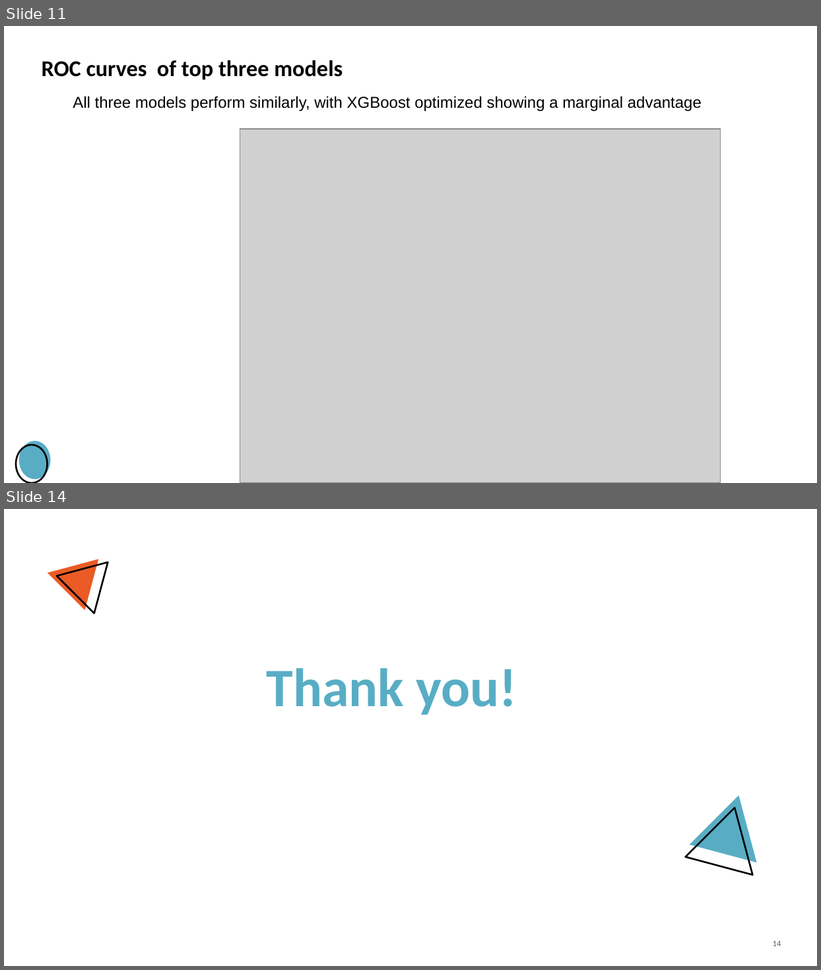
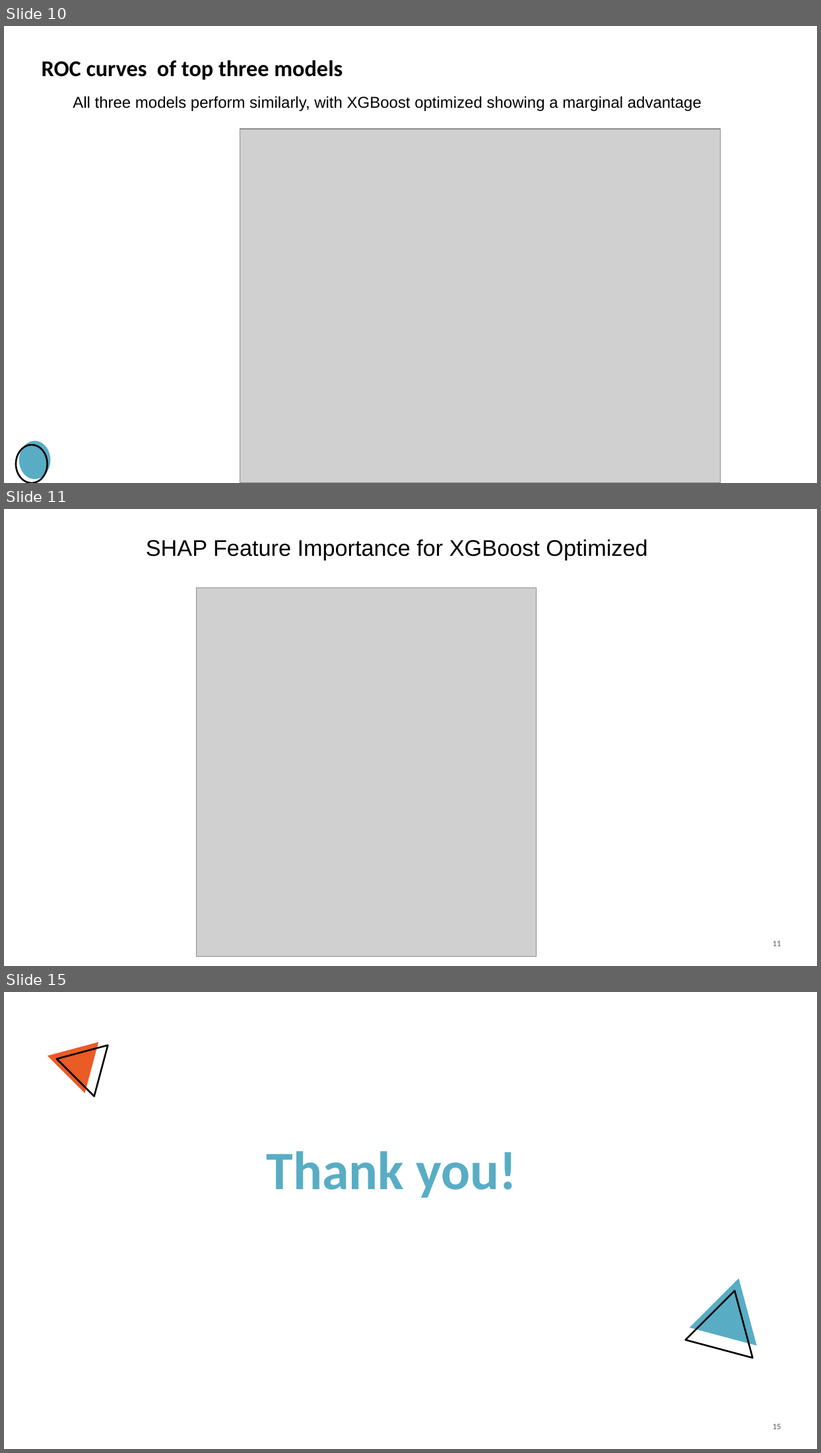
Before and after one commit to gwillcoding/ML_project, a slide deck: Project_presentation.pptx. Shown one above the other, each under a label of ours: slides 11 and 14 before the commit, slides 10, 11 and 15 after it; the slides between them are not shown. The pictures are 821x970 and 821x1453 pixels, drawn with LibreOffice and Linux fonts; fonts in the diff are those of the drawing; grey boxes stand for pictures; background and template pictures are left out. Boxes give left, top, right and bottom in pixels: in the first picture for what was removed or moved away, otherwise in the second. Text is boxed around its words. In the diff, an @@ line names an element or a change of style, - is before the commit and + after.

```diff
--- a/Project_presentation.pptx
+++ b/Project_presentation.pptx
@@ slide 11 added at [4,509,817,966], background #FFFFFF @@
@@ text added at [146,539,648,560], 20 pt, text #000000 @@
+SHAP Feature Importance for XGBoost Optimized
@@ picture added at [197,588,537,957] @@
@@ page number added at [773,941,781,947], 7.4 pt, text #5D5D5D @@
+11
@@ what was slide 11 is now slide 10 @@
@@ what was slide 14 is now slide 15 @@
@@ page number at [773,1424,781,1430]: text changed @@
-14
+15
```
Also in this commit, not shown: 9 slides changed, 1 other slide added, 1 slide removed, 1 other file.
